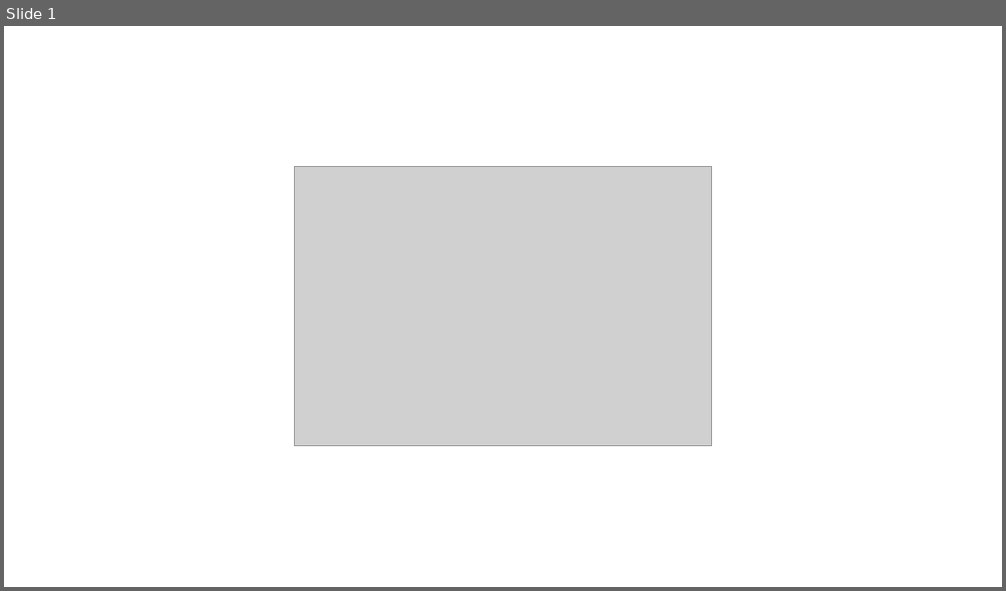
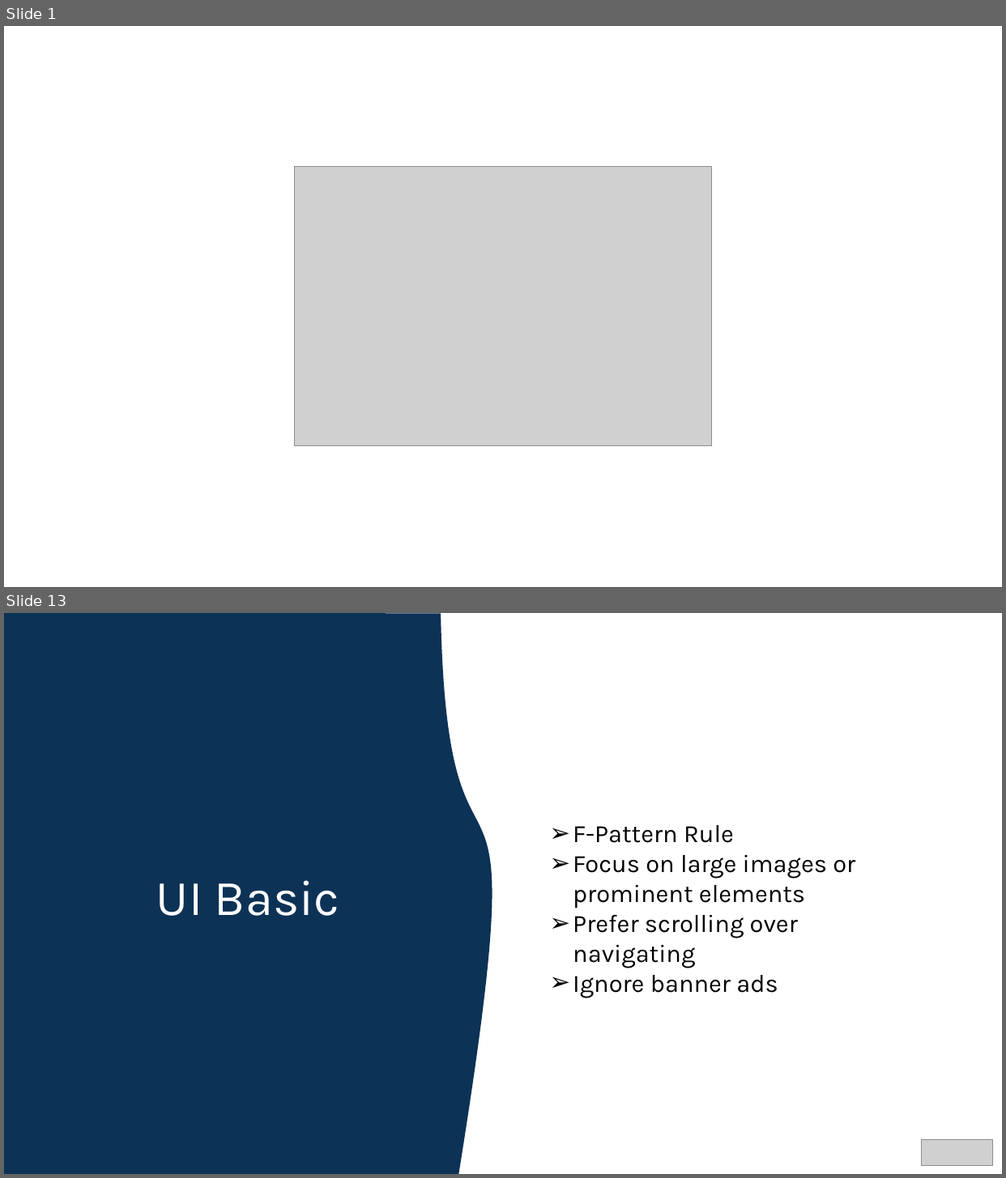
Before and after one commit to Luca-Linh/Odoo-Project, a slide deck: FE_Lesson/Lesson-1.pptx. Shown one above the other, each under a label of ours: slide 1 before the commit, slides 1 and 13 after it; the slides between them are not shown. The pictures are 1006x591 and 1006x1178 pixels, drawn with LibreOffice and Linux fonts; fonts in the diff are those of the drawing; grey boxes stand for pictures. Boxes give left, top, right and bottom in pixels: in the first picture for what was removed or moved away, otherwise in the second. Text is boxed around its words. In the diff, an @@ line names an element or a change of style, - is before the commit and + after.

```diff
--- a/FE_Lesson/Lesson-1.pptx
+++ b/FE_Lesson/Lesson-1.pptx
@@ slide 13 added at (x1=4, y1=613, x2=1002, y2=1174), background #FFFFFF @@
@@ freeform shape added at (x1=4, y1=613, x2=492, y2=1174), fill #0C3255, 48 pt, text #FFFFFF @@
+UI Basic
@@ text added at (x1=573, y1=825, x2=855, y2=999), 24 pt, text #000000 @@
+➢ F-Pattern Rule
+➢ Focus on large images or prominent elements
+➢ Prefer scrolling over navigating
+➢ Ignore banner ads
@@ picture added at (x1=921, y1=1140, x2=992, y2=1165) @@
```
Also in this commit, not shown: 2 slides changed, 11 other slides added.
